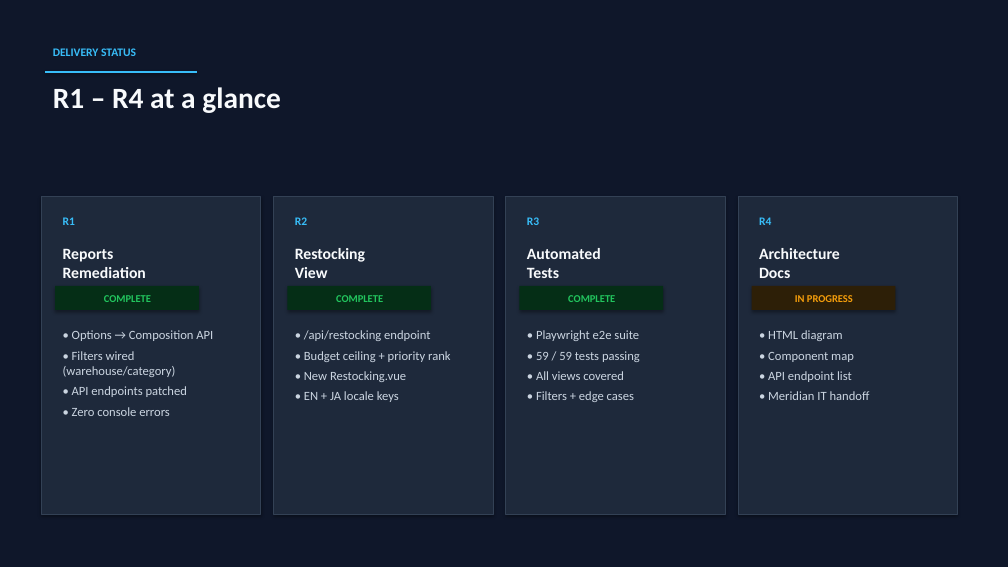
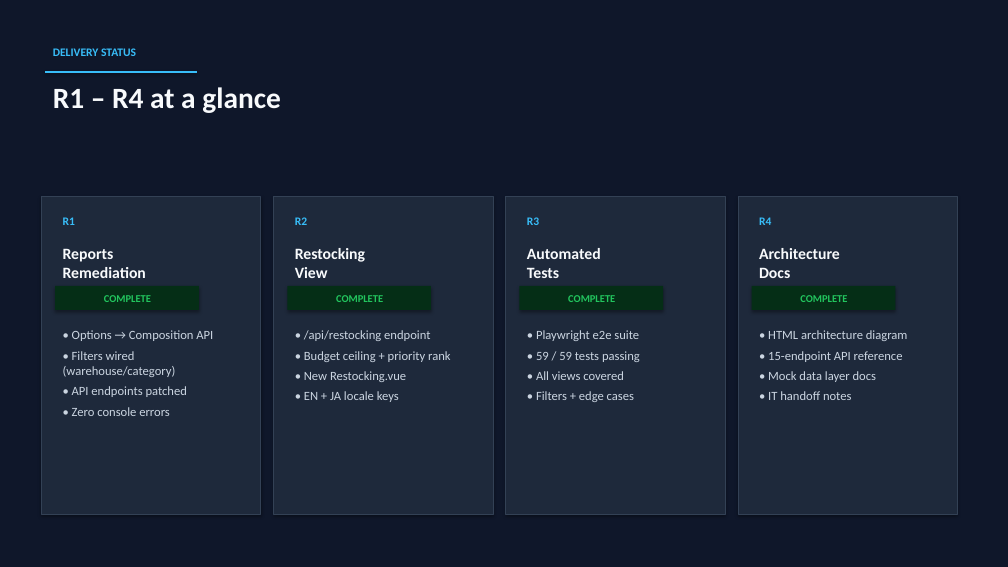
Before and after one commit to lindsey-anthropic/meridian-workshop, a slide deck: slide 2 of proposal/progress-report.pptx. Drawn at 1008x567 pixels with LibreOffice and Linux fonts; fonts in the diff are those of the drawing. Boxes give left, top, right and bottom in pixels: in the first picture for what was removed or moved away, otherwise in the second. Text is boxed around its words. In the diff, an @@ line names an element or a change of style, - is before the commit and + after.

```diff
--- a/proposal/progress-report.pptx
+++ b/proposal/progress-report.pptx
@@ rectangle at <box>752,286,895,310</box>: fill #2D1F07 to #052E16 @@
@@ text at <box>800,295,847,302</box>: text changed; text colour #F59E0B to #22C55E @@
-IN PROGRESS
+COMPLETE
@@ text at <box>768,330,908,400</box>: text changed @@
-• HTML diagram
-• Component map
-• API endpoint list
-• Meridian IT handoff
+• HTML architecture diagram
+• 15-endpoint API reference
+• Mock data layer docs
+• IT handoff notes
```
Also in this commit, not shown: 1 other slide changed, 2 slides added, 1 slide removed, 1 other file.
